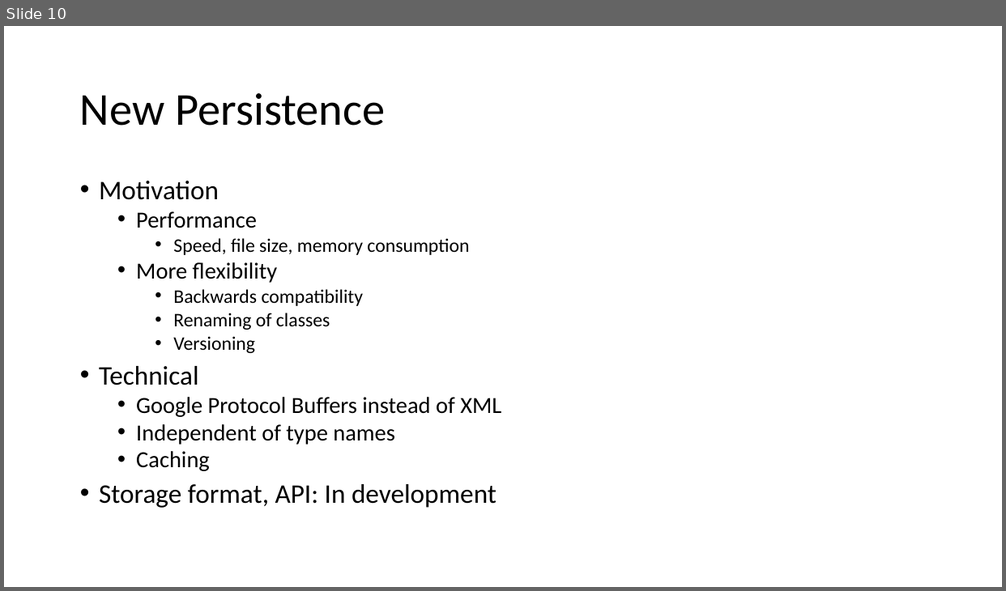
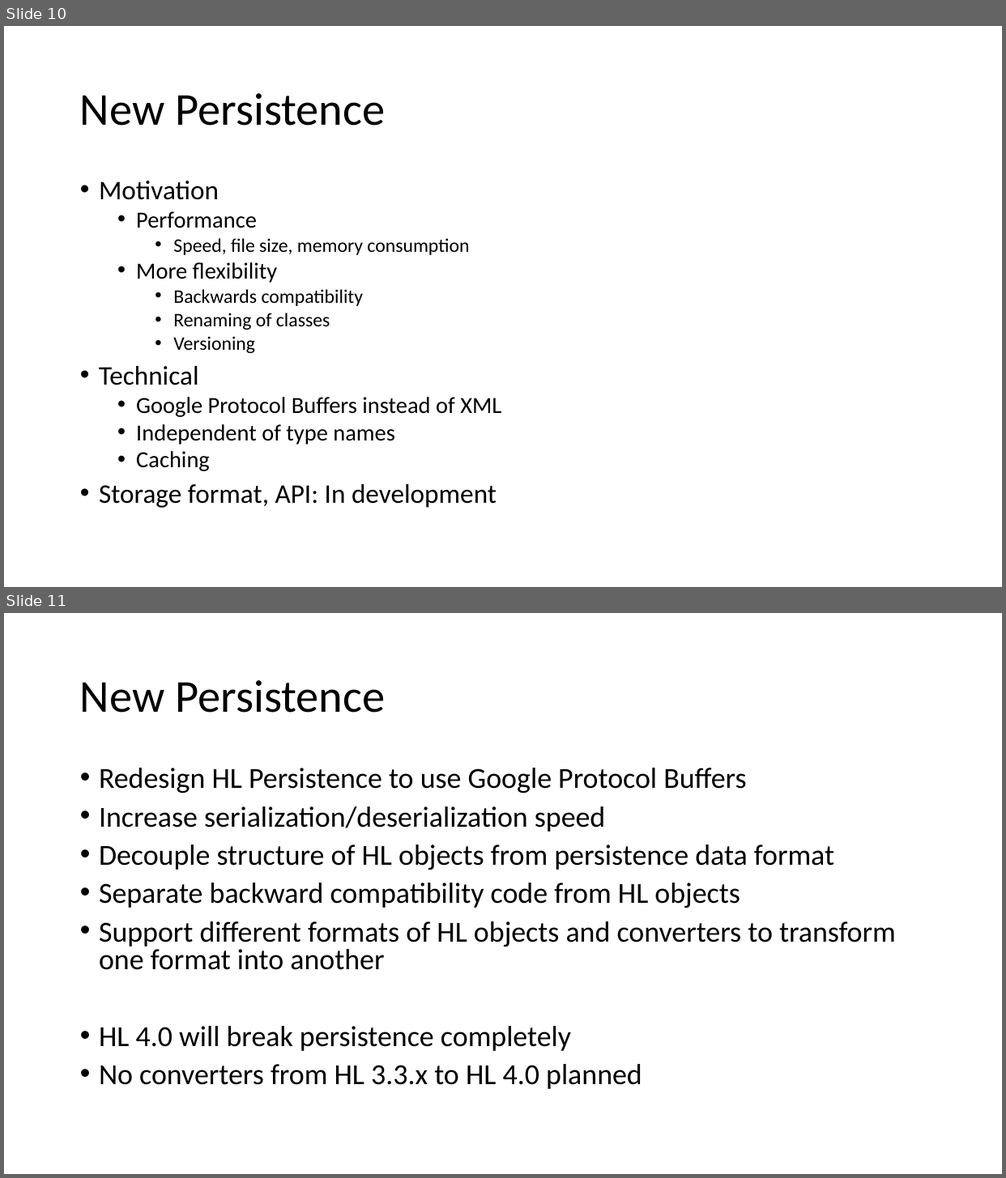
Before and after one commit to heal-research/HeuristicLab, a slide deck: documentation/HeuristicLab 4.0.pptx. Shown one above the other, each under a label of ours: slide 10 before the commit, slides 10 and 11 after it. The pictures are 1006x591 and 1006x1178 pixels, drawn with LibreOffice and Linux fonts; fonts in the diff are those of the drawing. Boxes give left, top, right and bottom in pixels: in the first picture for what was removed or moved away, otherwise in the second. Text is boxed around its words. In the diff, an @@ line names an element or a change of style, - is before the commit and + after.

Commit message:
Updated HL 4.0 presentation

```diff
--- a/documentation/HeuristicLab 4.0.pptx
+++ b/documentation/HeuristicLab 4.0.pptx
@@ slide 11 added at <box>4,613,1002,1174</box>, background #FFFFFF @@
@@ title added at <box>80,680,385,713</box>, 44 pt, text #000000 @@
+New Persistence
@@ text added at <box>99,768,896,1089</box>, 28 pt, text #000000 @@
+• Redesign HL Persistence to use Google Protocol Buffers
+• Increase serialization/deserialization speed
+• Decouple structure of HL objects from persistence data format
+• Separate backward compatibility code from HL objects
+• Support different formats of HL objects and converters to transform one format into another
+• HL 4.0 will break persistence completely
+• No converters from HL 3.3.x to HL 4.0 planned
```
